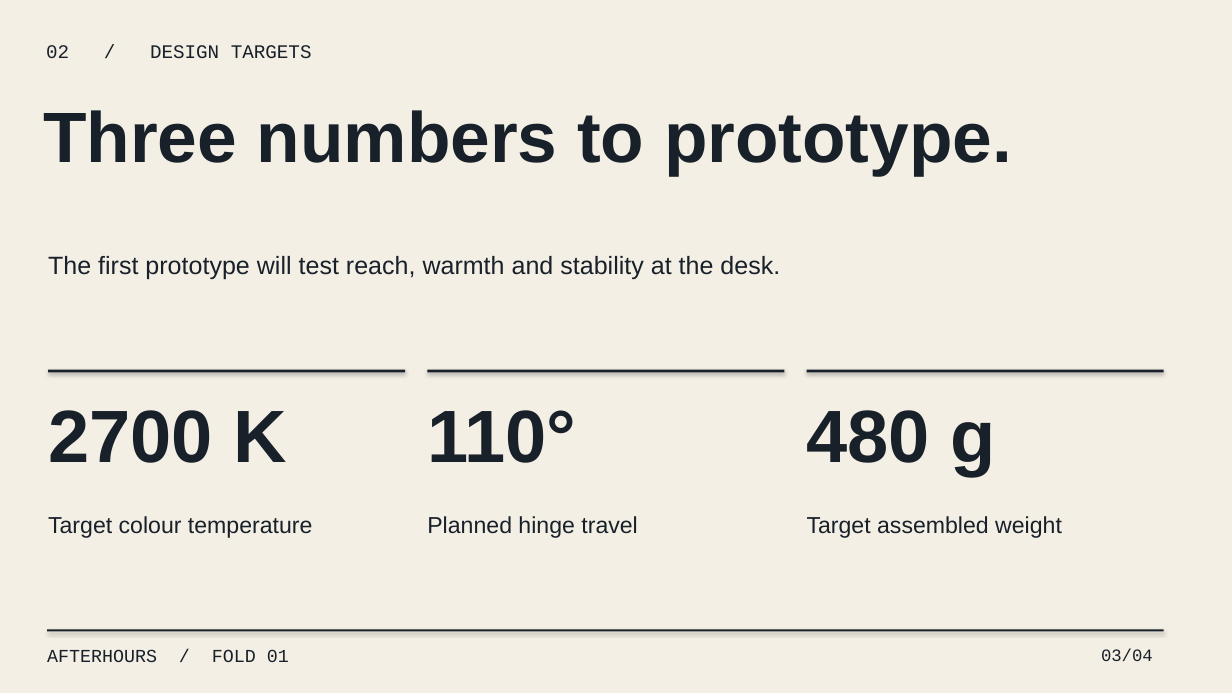
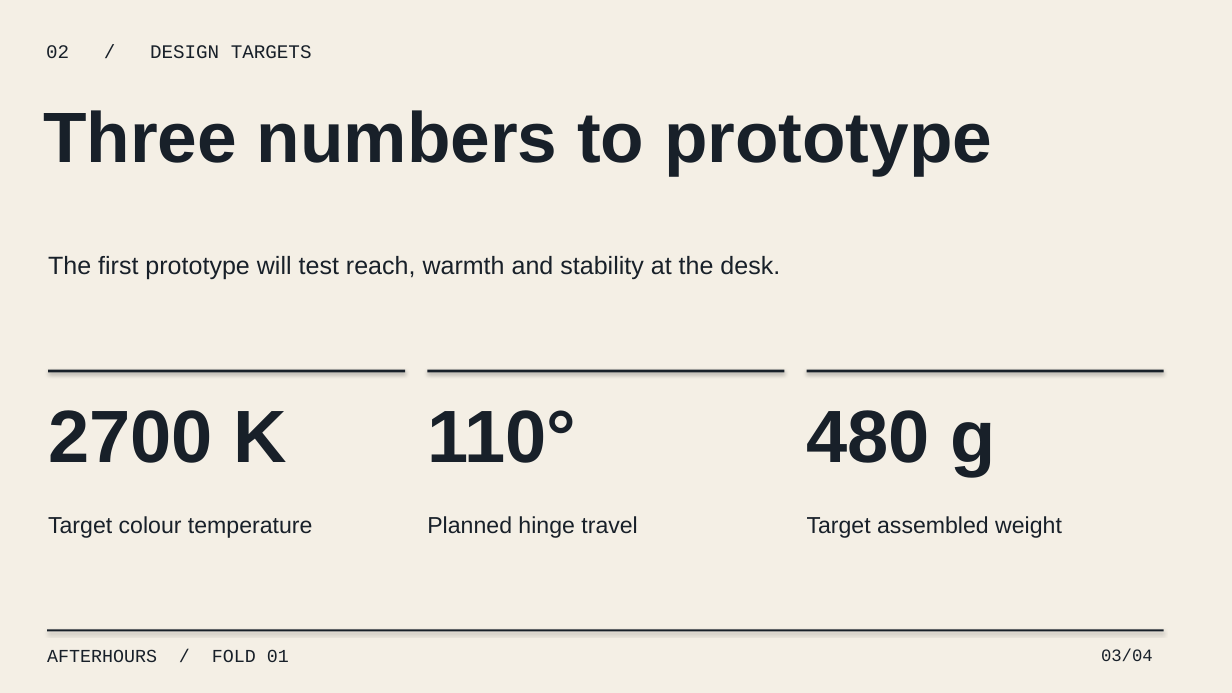
Before and after one commit to joeymilano/joey-design, a slide deck: slide 3 of docs/afterhours-deck-en.pptx. Drawn at 1232x693 pixels with LibreOffice and Linux fonts; fonts in the diff are those of the drawing. Boxes give left, top, right and bottom in pixels: in the first picture for what was removed or moved away, otherwise in the second. Text is boxed around its words. In the diff, an @@ line names an element or a change of style, - is before the commit and + after.

```diff
--- a/docs/afterhours-deck-en.pptx
+++ b/docs/afterhours-deck-en.pptx
@@ text at (43, 110, 992, 175): text changed @@
-Three numbers to prototype.
+Three numbers to prototype
```
Also in this commit, not shown: 3 other slides changed, 23 other files.
